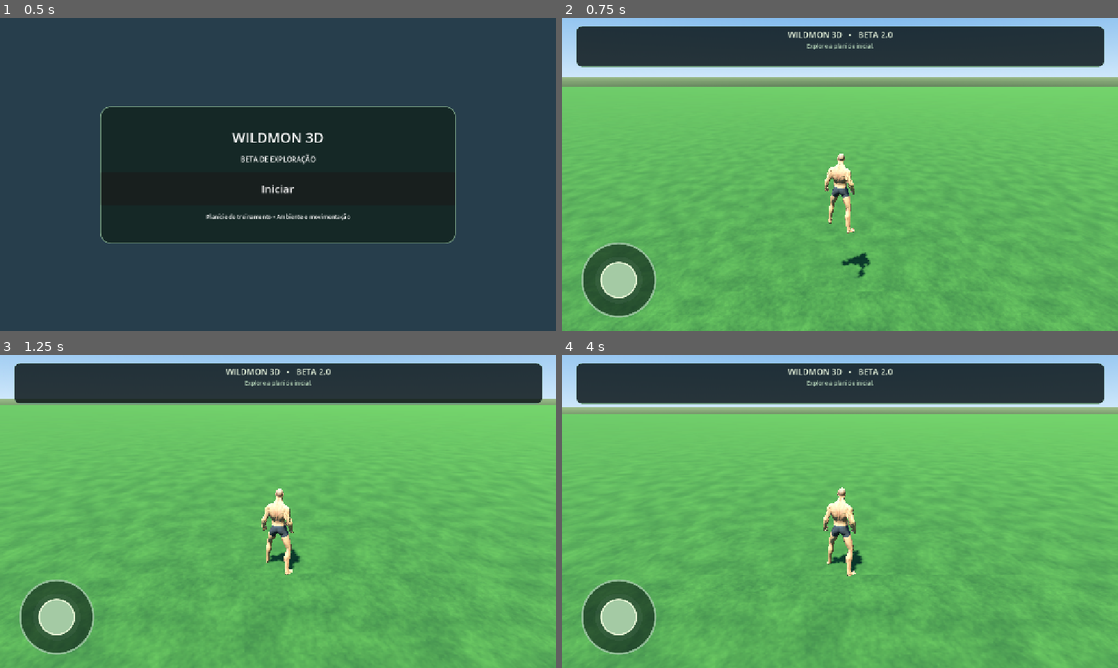
Above: before the commit, frames 1-4 (two rows, left to right).
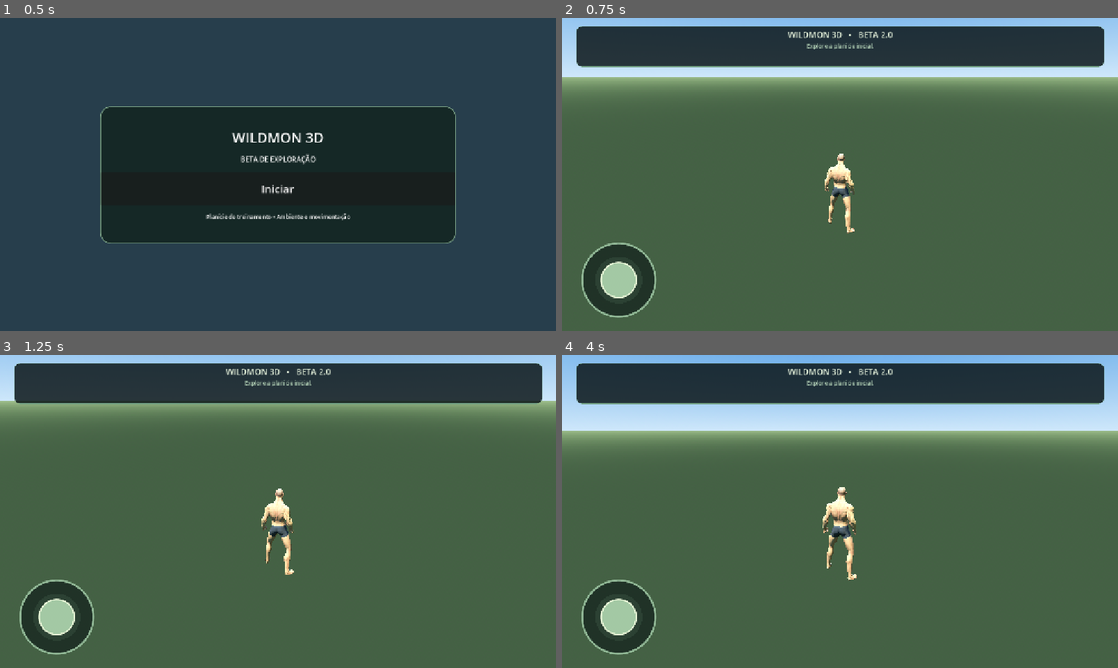
Above: after the commit, the same moments.

Repository: ealvim07-gif/wildmon-3d
Game: Godot game, scene res://scenes/main.tscn
Same seed, same stepped clock (60 frames per second), same inputs: the game is played once before the commit and once after it.
Inputs (mouse positions are in pixels of both pictures, inside the frame that each line leads up to):
- Up to frame 1 (0.5 s): no input
- Up to frame 2 (0.75 s): click "Iniciar" at 0.5 s
- Up to frame 3 (1.25 s): no input
- Up to frame 4 (4 s): move the mouse to (962, 495) at 1.27 s; click (962, 495) at 1.42 s; drag from (728, 527) to (812, 574) at 2.02 s; move the mouse to (895, 442) at 2.77 s; click (895, 442) at 2.92 s; drag from (812, 574) to (673, 464) at 3.52 s

Frame 1 is identical in both runs. In frame 2, 76% of the frame differs, in the area x 0-100%, y 22-100%; in frame 3, 82%; in frame 4, 84%, in the area x 0-100%, y 0-100%.
Error after the commit: Attempt to call function 'new' in base 'null instance' on a null instance. (res://scripts/game.gd:308)

Commit message:
Use new terrain on mundo-vivo with fallback

Diff:
--- a/scripts/game.gd
+++ b/scripts/game.gd
@@ -75,6 +75,8 @@
 		draw_circle(knob_position, radius * 0.48, Color(0.67, 0.82, 0.67, 0.94))
 		draw_arc(knob_position, radius * 0.48, 0.0, TAU, 48, Color(0.93, 0.98, 0.86, 0.95), 2.0, true)
 
+const USE_NEW_TERRAIN := true
+var generated_terrain: Node3D
 const MOVE_SPEED := 5.2
 const MOVE_ACCEL := 17.0
 const MOVE_DECEL := 22.0
@@ -301,31 +303,37 @@
 	add_child(sun)
 
 	# Plano único de 400 x 400 m: sem Terrain3D, relevo, patches ou triângulos extras.
-	var ground := MeshInstance3D.new()
-	ground.name = "StableGrassPlane"
-	var plane := PlaneMesh.new()
-	plane.size = Vector2(400.0, 400.0)
-	ground.mesh = plane
-	var grass := StandardMaterial3D.new()
-	grass.albedo_texture = ImageTexture.create_from_image(_make_terrain_albedo(false))
-	grass.albedo_color = Color(0.82, 0.90, 0.76)
-	grass.roughness = 1.0
-	grass.texture_filter = BaseMaterial3D.TEXTURE_FILTER_LINEAR_WITH_MIPMAPS
-	# Repetição UV: evita que uma textura minúscula fique esticada sobre 400 m.
-	grass.uv1_scale = Vector3(48.0, 48.0, 1.0)
-	ground.material_override = grass
-	add_child(ground)
-
-	var ground_body := StaticBody3D.new()
-	ground_body.name = "GroundCollision"
-	var ground_shape := CollisionShape3D.new()
-	var shape := BoxShape3D.new()
-	shape.size = Vector3(400.0, 0.2, 400.0)
-	ground_shape.shape = shape
-	ground_shape.position.y = -0.1
-	ground_body.add_child(ground_shape)
-	add_child(ground_body)
-
+	if USE_NEW_TERRAIN:
+		var terrain_scene := load("res://scripts/world_terrain.gd")
+		generated_terrain = terrain_scene.new()
+		generated_terrain.name = "ChunkTerrain"
+		add_child(generated_terrain)
+	else:
+		# Plano B de 400 x 400 m, preservado.
+		var ground := MeshInstance3D.new()
+		ground.name = "StableGrassPlane"
+		var plane := PlaneMesh.new()
+		plane.size = Vector2(400.0, 400.0)
+		ground.mesh = plane
+		var grass := StandardMaterial3D.new()
+		grass.albedo_texture = ImageTexture.create_from_image(_make_terrain_albedo(false))
+		grass.albedo_color = Color(0.82, 0.90, 0.76)
+		grass.roughness = 1.0
+		grass.texture_filter = BaseMaterial3D.TEXTURE_FILTER_LINEAR_WITH_MIPMAPS
+		# Repetição UV: evita que uma textura minúscula fique esticada sobre 400 m.
+		grass.uv1_scale = Vector3(48.0, 48.0, 1.0)
+		ground.material_override = grass
+		add_child(ground)
+
+		var ground_body := StaticBody3D.new()
+		ground_body.name = "GroundCollision"
+		var ground_shape := CollisionShape3D.new()
+		var shape := BoxShape3D.new()
+		shape.size = Vector3(400.0, 0.2, 400.0)
+		ground_shape.shape = shape
+		ground_shape.position.y = -0.1
+		ground_body.add_child(ground_shape)
+		add_child(ground_body)
 func _build_biome_ground_cover(rng: RandomNumberGenerator) -> void:
 	# Sub-bosque em manchas: vegetação baixa acompanha as copas, sem cobrir tudo.
 	var forest_centers := [Vector2(-31.0, -29.0), Vector2(31.0, -29.0), Vector2(-34.0, 34.0), Vector2(34.0, 34.0)]
@@ -867,7 +875,9 @@
 	return color
 
 func _terrain_height(x: float, z: float) -> float:
-	# Terreno completamente plano na base da Etapa 1.
+	if USE_NEW_TERRAIN and generated_terrain != null:
+		return generated_terrain.height_at(x, z)
+	# Plano B: terreno plano atual.
 	return 0.0
 
 func _add_reed(pos: Vector3, seed: int) -> void:
